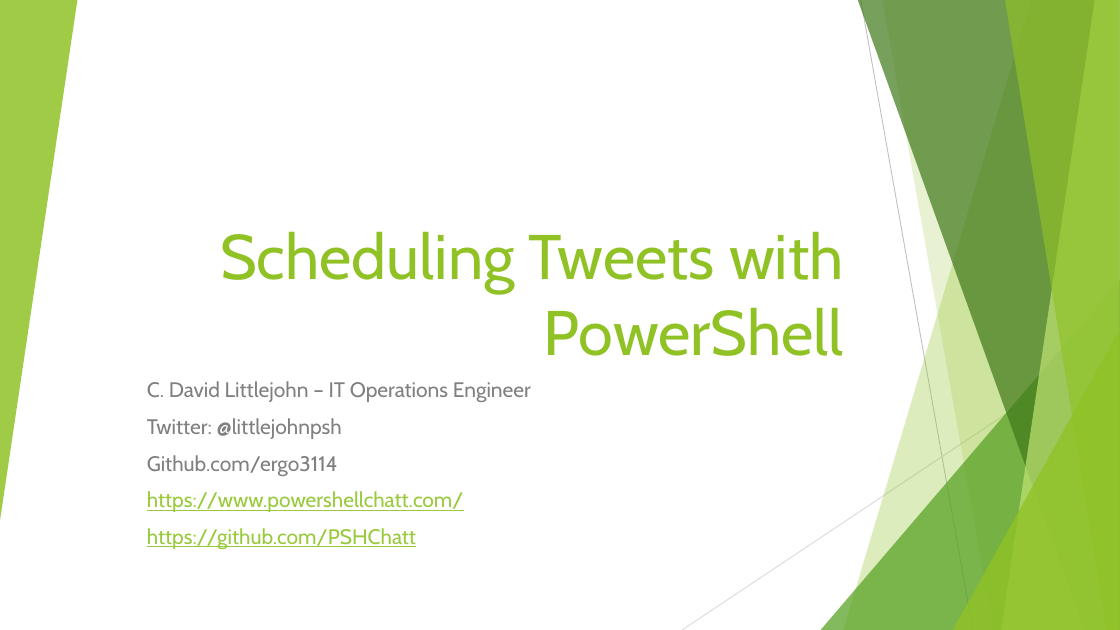
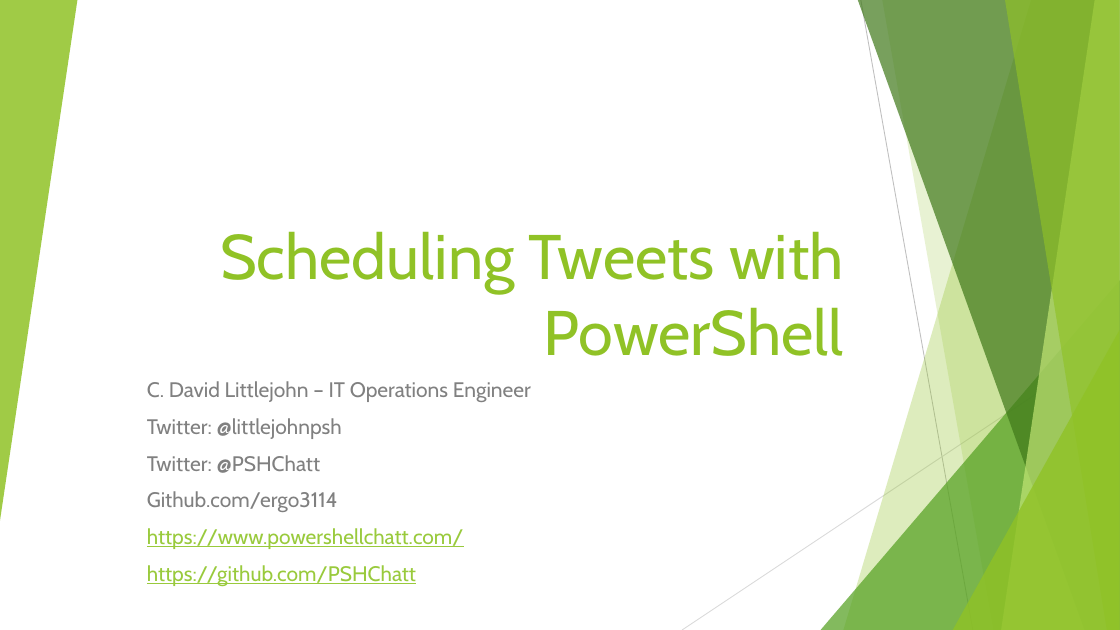
Before and after one commit to ergo3114/MeetupNotification, a slide deck: slide 4 of Scheduling Tweets.pptx. Drawn at 1120x630 pixels with LibreOffice and Linux fonts; fonts in the diff are those of the drawing. Boxes give left, top, right and bottom in pixels: in the first picture for what was removed or moved away, otherwise in the second. Text is boxed around its words. In the diff, an @@ line names an element or a change of style, - is before the commit and + after.

Commit message:
Updated additional twitter handle

```diff
--- a/Scheduling Tweets.pptx
+++ b/Scheduling Tweets.pptx
@@ subtitle at [147,455,320,473]: paragraph added @@
+Twitter: @PSHChatt
```
